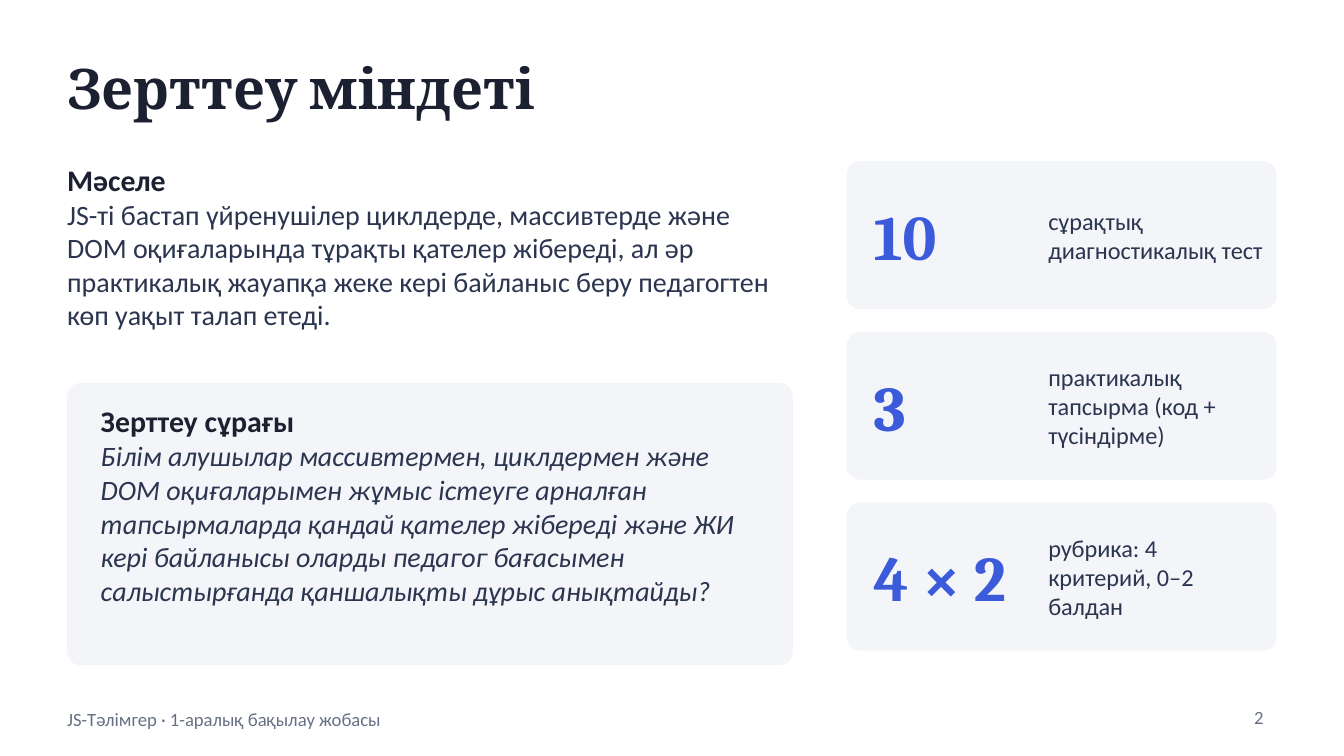
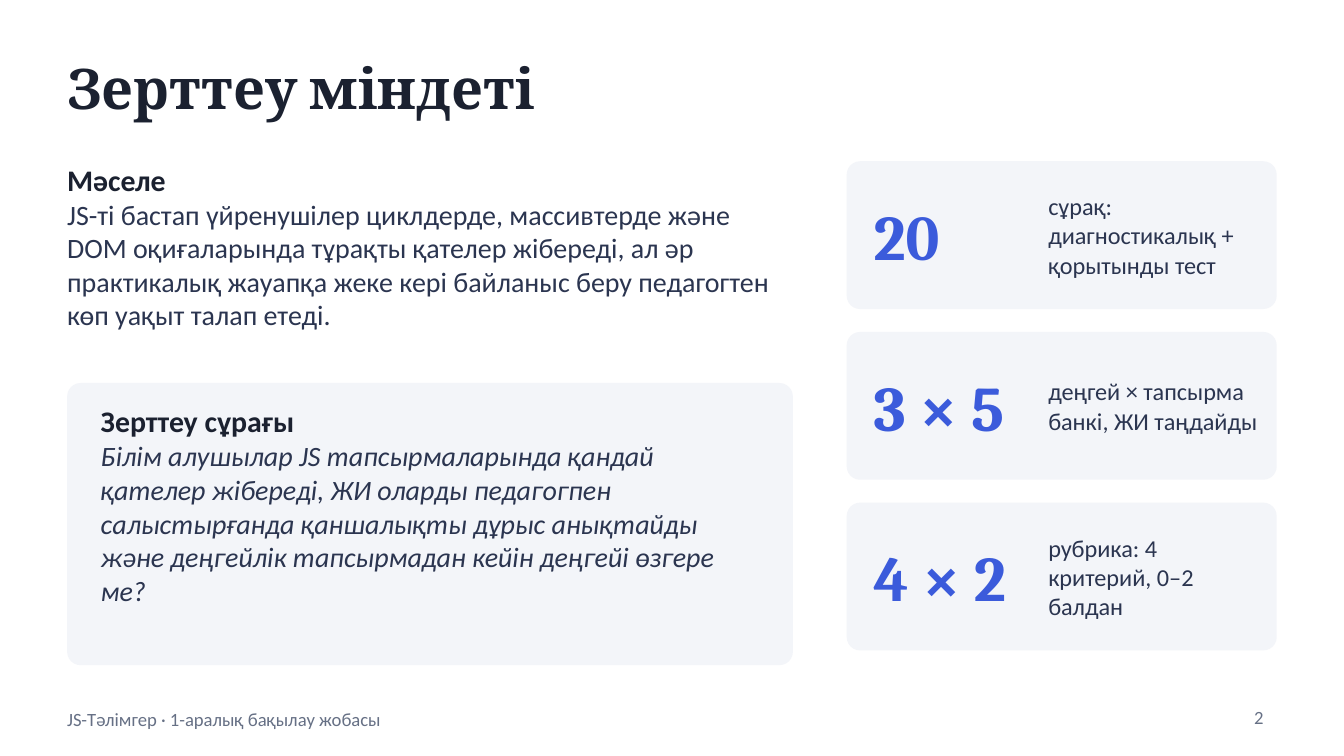
Before and after one commit to FallAnge1/js-talimger, a slide deck: slide 2 of docs/Таныстырылым_1-аралық_жоба.pptx. Drawn at 1344x756 pixels with LibreOffice and Linux fonts; fonts in the diff are those of the drawing. Boxes give left, top, right and bottom in pixels: in the first picture for what was removed or moved away, otherwise in the second. Text is boxed around its words. In the diff, an @@ line names an element or a change of style, - is before the commit and + after.

```diff
--- a/docs/Таныстырылым_1-аралық_жоба.pptx
+++ b/docs/Таныстырылым_1-аралық_жоба.pptx
@@ text at box(1048, 203, 1216, 278): text changed @@
-сұрақтық диагностикалық тест
+сұрақ: диагностикалық + қорытынды тест
@@ text at box(874, 217, 940, 261): text changed @@
-10
+20
@@ text at box(874, 388, 1004, 432): text changed @@
-3
+3 × 5
@@ text at box(1048, 383, 1257, 434): text changed @@
-практикалық тапсырма (код + түсіндірме)
+деңгей × тапсырма банкі, ЖИ таңдайды
@@ text at box(101, 447, 714, 601): text changed @@
-Білім алушылар массивтермен, циклдермен және DOM оқиғаларымен жұмыс істеуге арналған тапсырмаларда қандай қателер жібереді және ЖИ кері байланысы оларды педагог бағасымен салыстырғанда қаншалықты дұрыс анықтайды?
+Білім алушылар JS тапсырмаларында қандай қателер жібереді, ЖИ оларды педагогпен салыстырғанда қаншалықты дұрыс анықтайды және деңгейлік тапсырмадан кейін деңгейі өзгере ме?
```
Also in this commit, not shown: 2 other slides changed, 23 other files.
